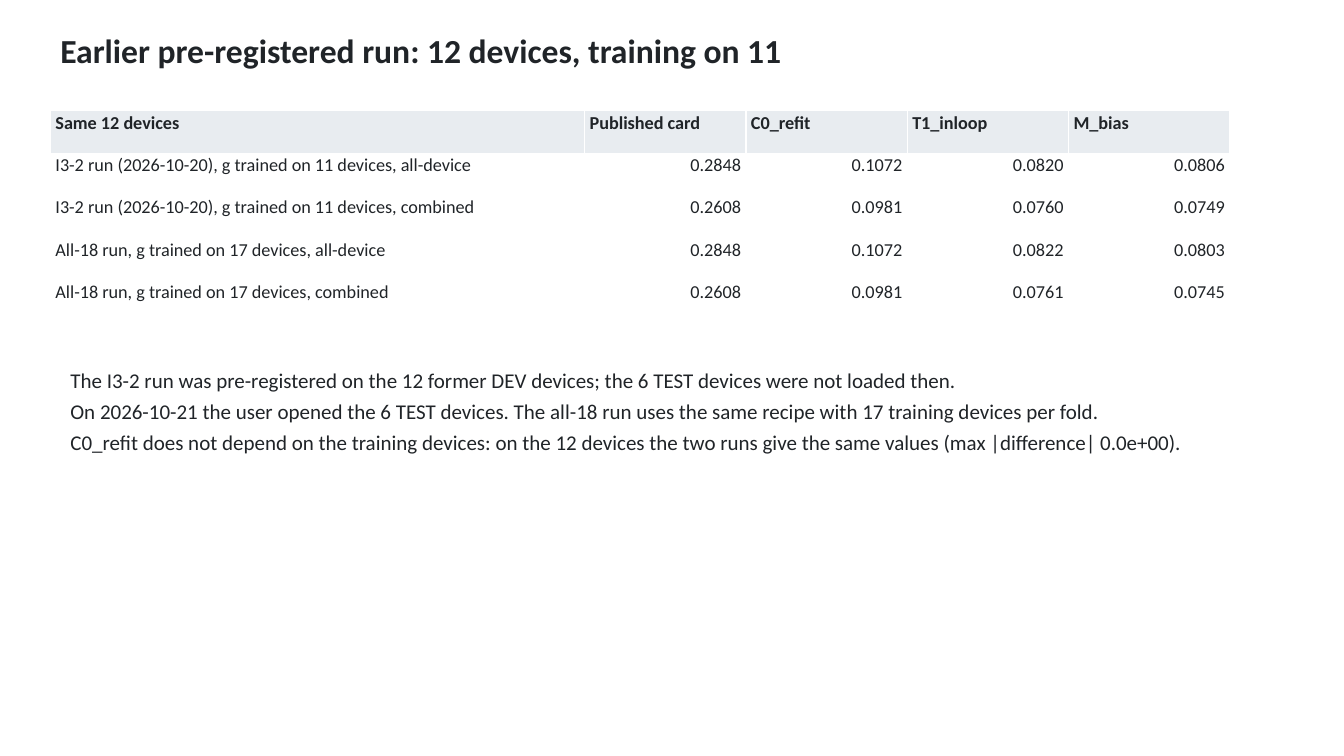
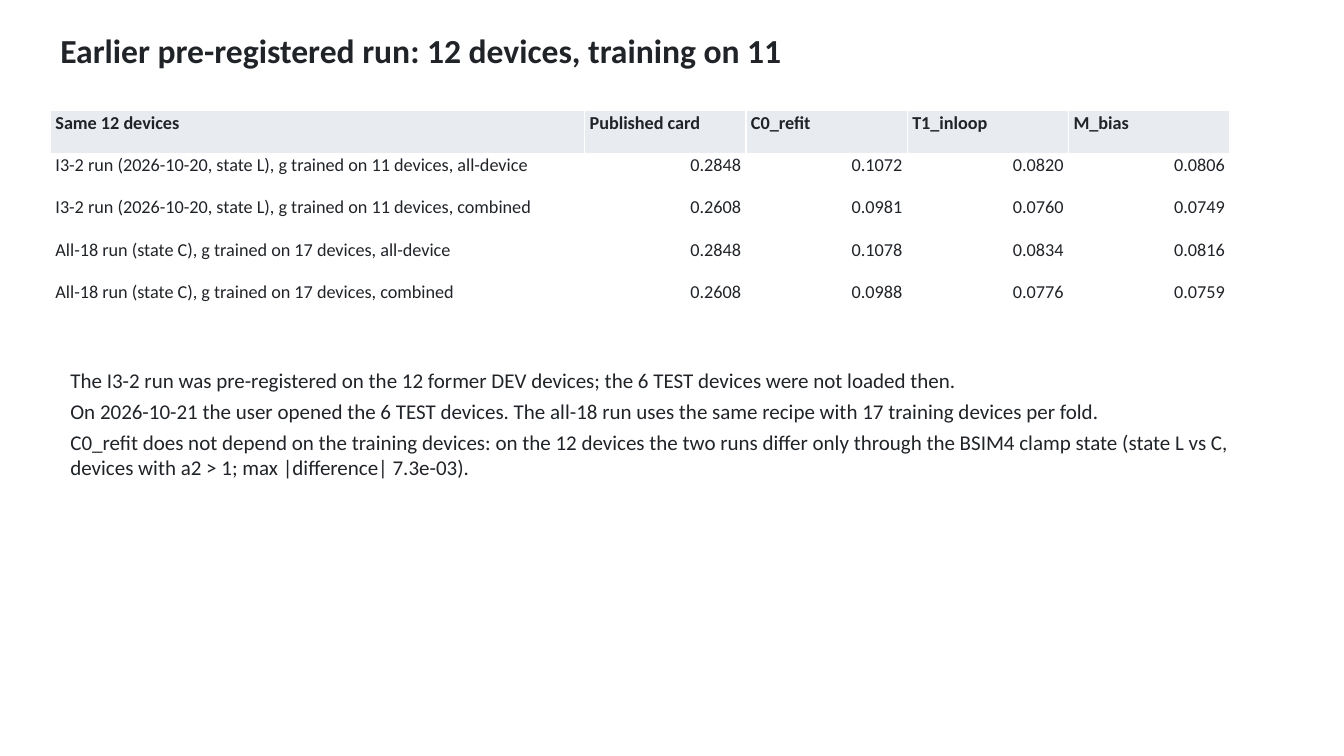
Before and after one commit to aaronw5/Cryo-Transistor-ML, a slide deck: slide 22 of slides/cryo_ml_mbias_real_data.pptx (slide 21 before the commit). Drawn at 1344x756 pixels with LibreOffice and Linux fonts; fonts in the diff are those of the drawing. Boxes give left, top, right and bottom in pixels: in the first picture for what was removed or moved away, otherwise in the second. Text is boxed around its words. In the diff, an @@ line names an element or a change of style, - is before the commit and + after.

```diff
--- a/slides/cryo_ml_mbias_real_data.pptx
+++ b/slides/cryo_ml_mbias_real_data.pptx
@@ table at [50, 111, 1230, 323] @@
-row 2, column 1: I3-2 run (2026-10-20), g trained on 11 devices, all-device
+row 2, column 1: I3-2 run (2026-10-20, state L), g trained on 11 devices, all-device
-row 3, column 1: I3-2 run (2026-10-20), g trained on 11 devices, combined
+row 3, column 1: I3-2 run (2026-10-20, state L), g trained on 11 devices, combined
-row 4: All-18 run, g trained on 17 devices, all-device | 0.2848 | 0.1072 | 0.0822 | 0.0803
+row 4: All-18 run (state C), g trained on 17 devices, all-device | 0.2848 | 0.1078 | 0.0834 | 0.0816
-row 5: All-18 run, g trained on 17 devices, combined | 0.2608 | 0.0981 | 0.0761 | 0.0745
+row 5: All-18 run (state C), g trained on 17 devices, combined | 0.2608 | 0.0988 | 0.0776 | 0.0759
@@ text at [70, 435, 1227, 479]: text changed @@
-C0_refit does not depend on the training devices: on the 12 devices the two runs give the same values (max |difference| 0.0e+00).
+C0_refit does not depend on the training devices: on the 12 devices the two runs differ only through the BSIM4 clamp state (state L vs C, devices with a2 > 1; max |difference| 7.3e-03).
```
Also in this commit, not shown: 17 other slides changed, 1 slide added, 25 other files.
